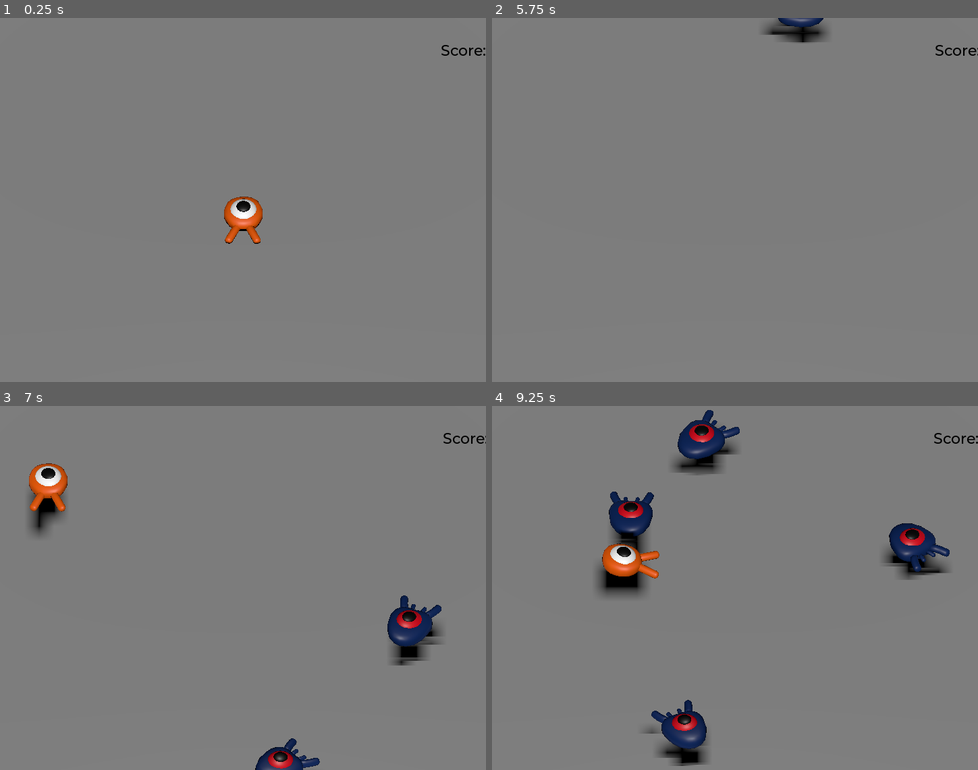
Above: before the commit, frames 1-4 (two rows, left to right).
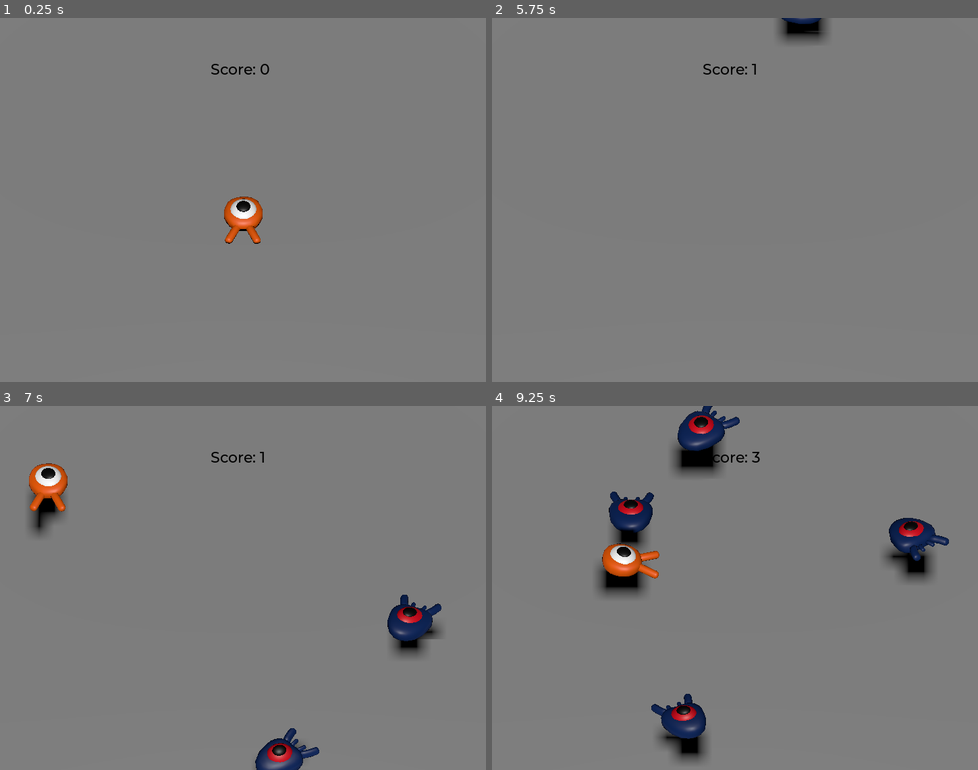
Above: after the commit, the same moments.

Repository: manik1235/first-3d-game
Game: Godot game, scene res://main.tscn
Same seed, same stepped clock (60 frames per second), same inputs: the game is played once before the commit and once after it.
Inputs:
- Up to frame 1 (0.25 s): no input
- Up to frame 2 (5.75 s): tap Enter (ui_accept) at 0.5, 2.75, 5 s; hold Right (move_right) 0.53-1.28 s; tap Space (jump) at 0.77, 1.52, 3.02, 3.77, 4.52 s; hold Down (move_back) 1.28-2.03 s; hold Right (move_right) 2.03-2.78 s; hold Up (move_forward) 2.78-3.53 s; hold Left (move_left) 3.53-5.03 s; hold Down (move_back) from 5.03 s (still down)
- Up to frame 3 (7 s): release Down (move_back) at 5.78 s; hold Right (move_right) 5.78-6.53 s; tap Space (jump) at 6.02, 6.77 s; hold Up (move_forward) from 6.53 s (still down)
- Up to frame 4 (9.25 s): release Up (move_forward) at 7.28 s; hold Right (move_right) 7.28-8.03 s; tap Space (jump) at 7.52, 9.02 s; hold Down (move_back) 8.03-8.78 s; hold Left (move_left) from 8.78 s (still down)

The runs differ from the first frame. In frame 1, 0.2% of the frame differs, in the area x 43-100%, y 7-16%; in frame 2, 0.6%; in frame 3, 1.7%; in frame 4, 4.0%, in the area x 24-100%, y 0-99%.

Commit message:
Finished Game
Finished the game tutorial

Diff:
--- a/main.tscn
+++ b/main.tscn
@@ -100,10 +100,10 @@
 anchors_preset = 5
 anchor_left = 0.5
 anchor_right = 0.5
-offset_left = 306.0
-offset_top = 34.0
-offset_right = 367.0
-offset_bottom = 60.0
+offset_left = -48.0
+offset_top = 62.0
+offset_right = 40.0
+offset_bottom = 93.0
 grow_horizontal = 2
 theme_override_colors/font_color = Color(0, 0, 0, 1)
 text = "Score: 0"
--- a/mob.gd
+++ b/mob.gd
@@ -32,6 +32,8 @@
   # in order to move in the direction the mob is looking.
   velocity = velocity.rotated(Vector3.UP, rotation.y)
 
+  $AnimationPlayer.speed_scale = random_speed / min_speed
+
 
 
 func _on_visible_on_screen_notifier_3d_screen_exited():
--- a/mob.tscn
+++ b/mob.tscn
@@ -1,10 +1,16 @@
-[gd_scene load_steps=4 format=3 uid="uid://bwx2mgpue4rdf"]
+[gd_scene load_steps=6 format=3 uid="uid://bwx2mgpue4rdf"]
 
 [ext_resource type="PackedScene" uid="uid://slxepnwa8tyj" path="res://art/mob.glb" id="1_g2k4g"]
 [ext_resource type="Script" path="res://mob.gd" id="1_qjcm4"]
+[ext_resource type="Animation" uid="uid://cxfi2b7nfp75u" path="res://player-float.tres" id="3_fpmo8"]
 
 [sub_resource type="BoxShape3D" id="BoxShape3D_1hkb3"]
 size = Vector3(1.87221, 0.594182, 2.54414)
+
+[sub_resource type="AnimationLibrary" id="AnimationLibrary_n7efh"]
+_data = {
+"player-float": ExtResource("3_fpmo8")
+}
 
 [node name="Mob" type="CharacterBody3D" groups=["mob"]]
 collision_layer = 2
@@ -14,6 +20,7 @@
 [node name="Pivot" type="Node3D" parent="."]
 
 [node name="Character" parent="Pivot" instance=ExtResource("1_g2k4g")]
+transform = Transform3D(1, 0, 0, 0, 0.987688, 0.156434, 0, -0.156434, 0.987688, 0, 0.35, 0)
 
 [node name="CollisionShape3D" type="CollisionShape3D" parent="."]
 transform = Transform3D(1, 0, 0, 0, 1, 0, 0, 0, 1, 0, 0.340887, 0.424597)
@@ -22,5 +29,9 @@
 [node name="VisibleOnScreenNotifier3D" type="VisibleOnScreenNotifier3D" parent="."]
 
 [node name="AnimationPlayer" type="AnimationPlayer" parent="."]
+autoplay = "player-float"
+libraries = {
+"": SubResource("AnimationLibrary_n7efh")
+}
 
 [connection signal="screen_exited" from="VisibleOnScreenNotifier3D" to="." method="_on_visible_on_screen_notifier_3d_screen_exited"]
--- /dev/null
+++ b/player-float.tres
@@ -0,0 +1,30 @@
+[gd_resource type="Animation" format=3 uid="uid://cxfi2b7nfp75u"]
+
+[resource]
+resource_name = "float"
+length = 1.2
+loop_mode = 1
+tracks/0/type = "value"
+tracks/0/imported = false
+tracks/0/enabled = true
+tracks/0/path = NodePath("Pivot/Character:position")
+tracks/0/interp = 1
+tracks/0/loop_wrap = true
+tracks/0/keys = {
+"times": PackedFloat32Array(0.2, 0.7, 1.2),
+"transitions": PackedFloat32Array(0.420448, 2.07053, 1),
+"update": 0,
+"values": [Vector3(0, 0, 0), Vector3(0, 0.65, 0), Vector3(0, 0.35, 0)]
+}
+tracks/1/type = "value"
+tracks/1/imported = false
+tracks/1/enabled = true
+tracks/1/path = NodePath("Pivot/Character:rotation")
+tracks/1/interp = 1
+tracks/1/loop_wrap = true
+tracks/1/keys = {
+"times": PackedFloat32Array(0.1, 0.5, 1.2),
+"transitions": PackedFloat32Array(0.420448, 0.450625, 1),
+"update": 0,
+"values": [Vector3(0, 0, 0), Vector3(0.139626, 0, 0), Vector3(-0.15708, 0, 0)]
+}
--- a/player.tscn
+++ b/player.tscn
@@ -1,41 +1,13 @@
-[gd_scene load_steps=9 format=3 uid="uid://brdf4juutkuuj"]
+[gd_scene load_steps=8 format=3 uid="uid://brdf4juutkuuj"]
 
 [ext_resource type="Script" path="res://player.gd" id="1_ogrmi"]
 [ext_resource type="PackedScene" uid="uid://bt02eno0txv0h" path="res://art/player.glb" id="1_sllwb"]
+[ext_resource type="Animation" uid="uid://cxfi2b7nfp75u" path="res://player-float.tres" id="3_3ixxo"]
 
 [sub_resource type="SphereShape3D" id="SphereShape3D_84klr"]
 radius = 0.799527
 
 [sub_resource type="CylinderShape3D" id="CylinderShape3D_v32gq"]
-
-[sub_resource type="Animation" id="Animation_qrf8y"]
-resource_name = "float"
-length = 1.2
-loop_mode = 1
-tracks/0/type = "value"
-tracks/0/imported = false
-tracks/0/enabled = true
-tracks/0/path = NodePath("Pivot/Character:position")
-tracks/0/interp = 1
-tracks/0/loop_wrap = true
-tracks/0/keys = {
-"times": PackedFloat32Array(0.2, 0.7, 1.2),
-"transitions": PackedFloat32Array(0.420448, 2.07053, 1),
-"update": 0,
-"values": [Vector3(0, 0, 0), Vector3(0, 0.65, 0), Vector3(0, 0.35, 0)]
-}
-tracks/1/type = "value"
-tracks/1/imported = false
-tracks/1/enabled = true
-tracks/1/path = NodePath("Pivot/Character:rotation")
-tracks/1/interp = 1
-tracks/1/loop_wrap = true
-tracks/1/keys = {
-"times": PackedFloat32Array(0.1, 0.5, 1.2),
-"transitions": PackedFloat32Array(0.420448, 0.450625, 1),
-"update": 0,
-"values": [Vector3(0, 0, 0), Vector3(0.139626, 0, 0), Vector3(-0.15708, 0, 0)]
-}
 
 [sub_resource type="Animation" id="Animation_bpp4r"]
 length = 0.001
@@ -64,40 +36,10 @@
 "values": [Vector3(0, 0, 0)]
 }
 
-[sub_resource type="Animation" id="Animation_7diq4"]
-resource_name = "float_2"
-length = 1.2
-loop_mode = 1
-tracks/0/type = "value"
-tracks/0/imported = false
-tracks/0/enabled = true
-tracks/0/path = NodePath("Pivot/Character:position")
-tracks/0/interp = 1
-tracks/0/loop_wrap = true
-tracks/0/keys = {
-"times": PackedFloat32Array(0.2, 0.7, 1.2),
-"transitions": PackedFloat32Array(0.420448, 2.07053, 1),
-"update": 0,
-"values": [Vector3(0, 0, 0), Vector3(0, 0.65, 0), Vector3(0, 0.35, 0)]
-}
-tracks/1/type = "value"
-tracks/1/imported = false
-tracks/1/enabled = true
-tracks/1/path = NodePath("Pivot/Character:rotation")
-tracks/1/interp = 1
-tracks/1/loop_wrap = true
-tracks/1/keys = {
-"times": PackedFloat32Array(0.1, 0.5, 1.2),
-"transitions": PackedFloat32Array(0.420448, 0.450625, 1),
-"update": 0,
-"values": [Vector3(0, 0, 0), Vector3(0.139626, 0, 0), Vector3(-0.15708, 0, 0)]
-}
-
 [sub_resource type="AnimationLibrary" id="AnimationLibrary_a7smg"]
 _data = {
 "RESET": SubResource("Animation_bpp4r"),
-"float": SubResource("Animation_qrf8y"),
-"float_2": SubResource("Animation_7diq4")
+"float": ExtResource("3_3ixxo")
 }
 
 [node name="Player" type="CharacterBody3D"]
